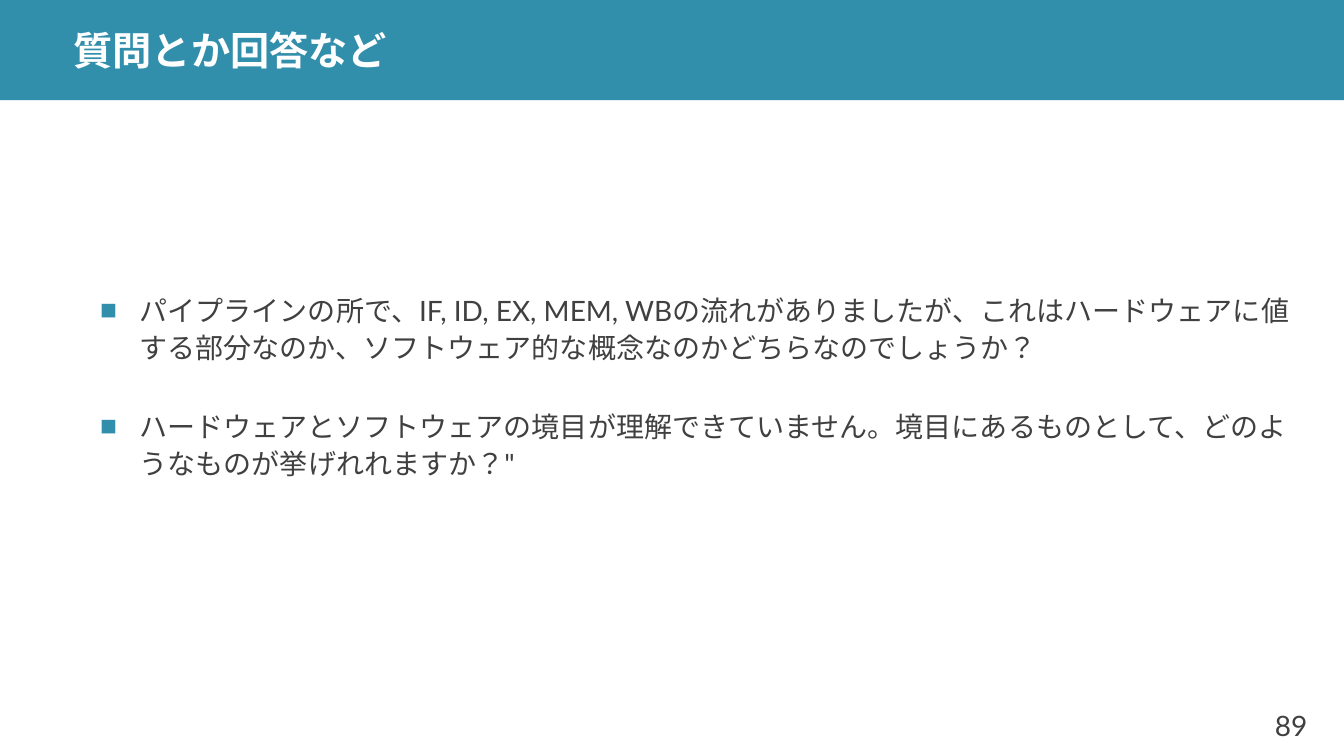
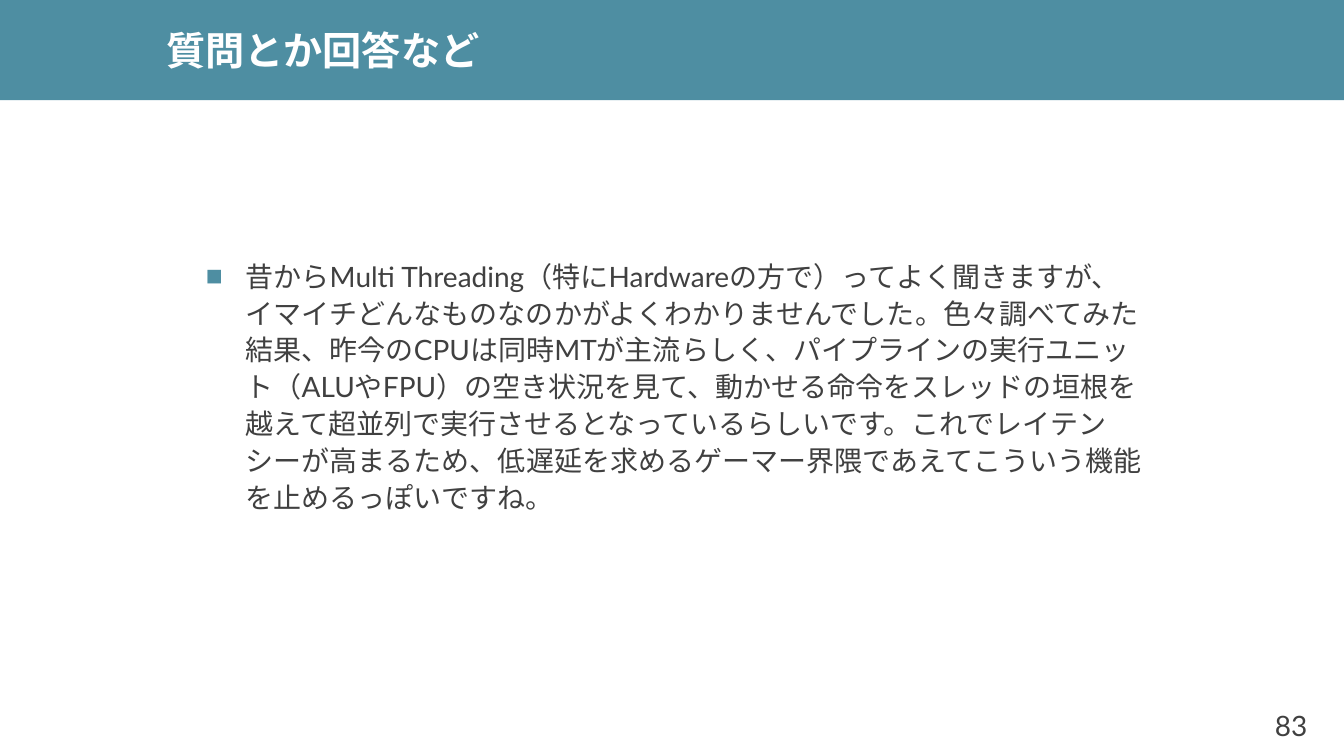
Before and after one commit to shioyadan/advanced-computer-organization, a slide deck: slide 83 of aco-shioya-05.pptx (slide 89 before the commit). Drawn at 1344x756 pixels with LibreOffice and Linux fonts; fonts in the diff are those of the drawing. Boxes give left, top, right and bottom in pixels: in the first picture for what was removed or moved away, otherwise in the second. Text is boxed around its words. In the diff, an @@ line names an element or a change of style, - is before the commit and + after.

```diff
--- a/aco-shioya-05.pptx
+++ b/aco-shioya-05.pptx
@@ rectangle at (0,0,1344,100): fill #328FAC to #4E8EA2 @@
@@ title "質問とか回答など": place and size @@
-title "質問とか回答など" at (74,31,387,69)
+title "質問とか回答など" at (166,31,479,69)
@@ text at (246,263,1142,510): text changed @@
-■ パイプラインの所で、IF, ID, EX, MEM, WBの流れがありましたが、これはハードウェアに値する部分なのか、ソフトウェア的な概念なのかどちらなのでしょうか？
-■ ハードウェアとソフトウェアの境目が理解できていません。境目にあるものとして、どのようなものが挙げれれますか？"
+■ 昔からMulti Threading（特にHardwareの方で）ってよく聞きますが、イマイチどんなものなのかがよくわかりませんでした。色々調べてみた結果、昨今のCPUは同時MTが主流らしく、パイプラインの実行ユニット（ALUやFPU）の空き状況を見て、動かせる命令をスレッドの垣根を越えて超並列で実行させるとなっているらしいです。これでレイテンシーが高まるため、低遅延を求めるゲーマー界隈であえてこういう機能を止めるっぽいですね。
@@ page number at (1275,715,1308,736): text changed @@
-89
+83
```
Also in this commit, not shown: 54 other slides changed, 49 slides added, 53 slides removed, 3 other files.
